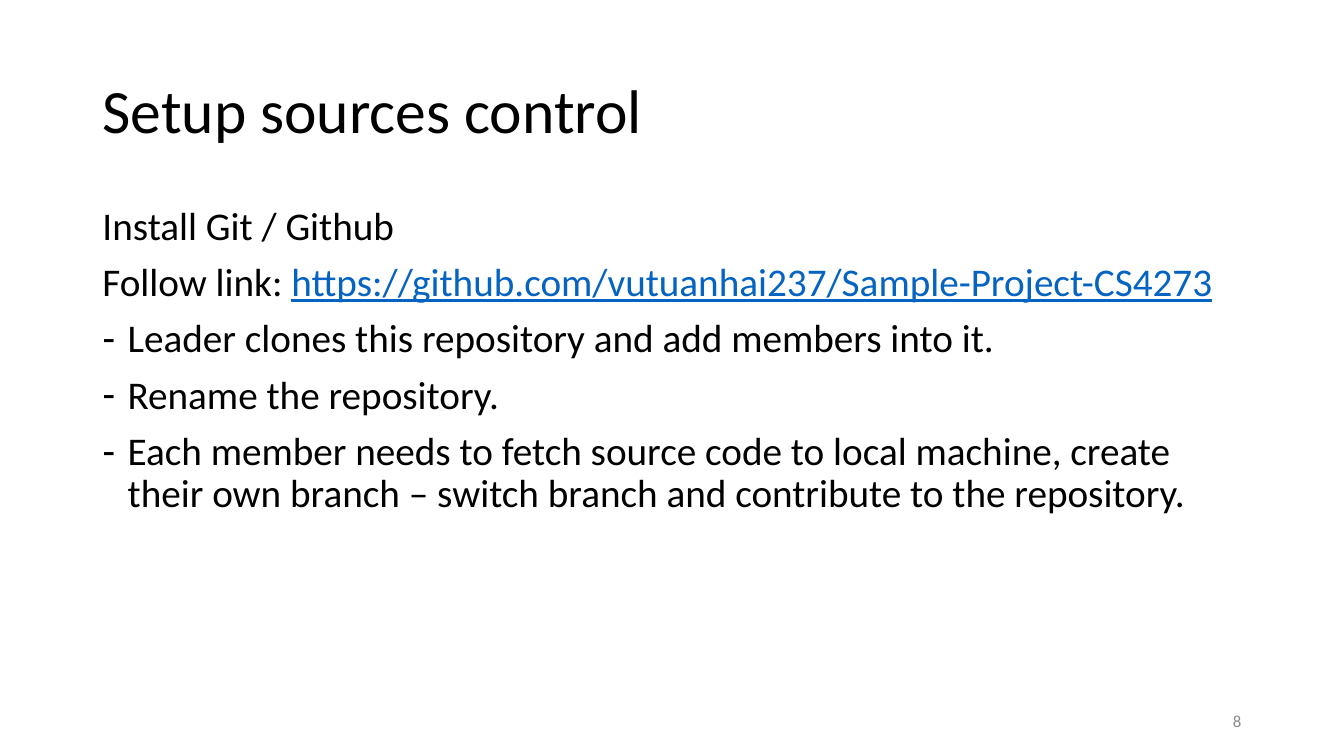
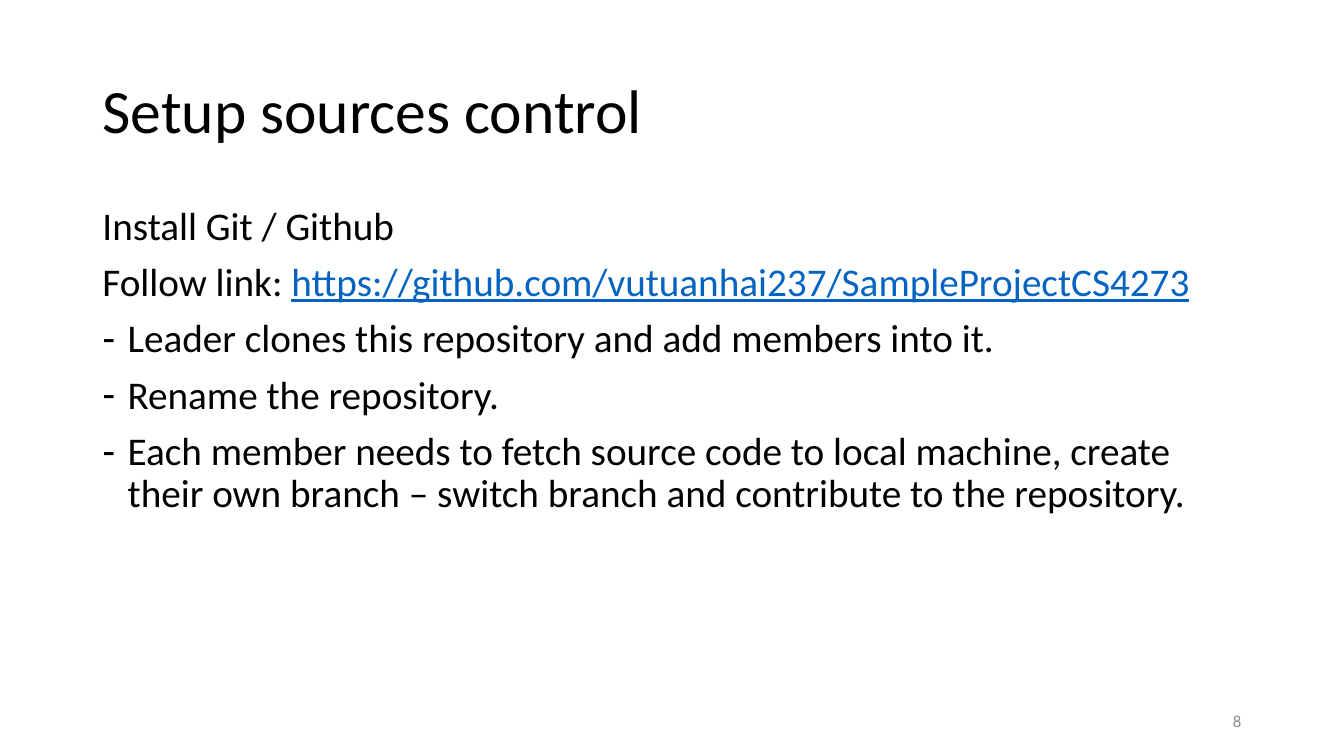
Before and after one commit to vutuanhai237/CourseMaterials, a slide deck: slide 8 of CS4273-Introduce to Software Engineering/Slides/Lab 1. Setup workspace.pptx. Drawn at 1344x756 pixels with LibreOffice and Linux fonts; fonts in the diff are those of the drawing. Boxes give left, top, right and bottom in pixels: in the first picture for what was removed or moved away, otherwise in the second. Text is boxed around its words. In the diff, an @@ line names an element or a change of style, - is before the commit and + after.

```diff
--- a/CS4273-Introduce to Software Engineering/Slides/Lab 1. Setup workspace.pptx
+++ b/CS4273-Introduce to Software Engineering/Slides/Lab 1. Setup workspace.pptx
@@ text at (102,268,1189,303): text changed @@
-Follow link: https://github.com/vutuanhai237/Sample-Project-CS4273
+Follow link: https://github.com/vutuanhai237/SampleProjectCS4273
```
Also in this commit, not shown: 1 other slide changed, 7 other files.
